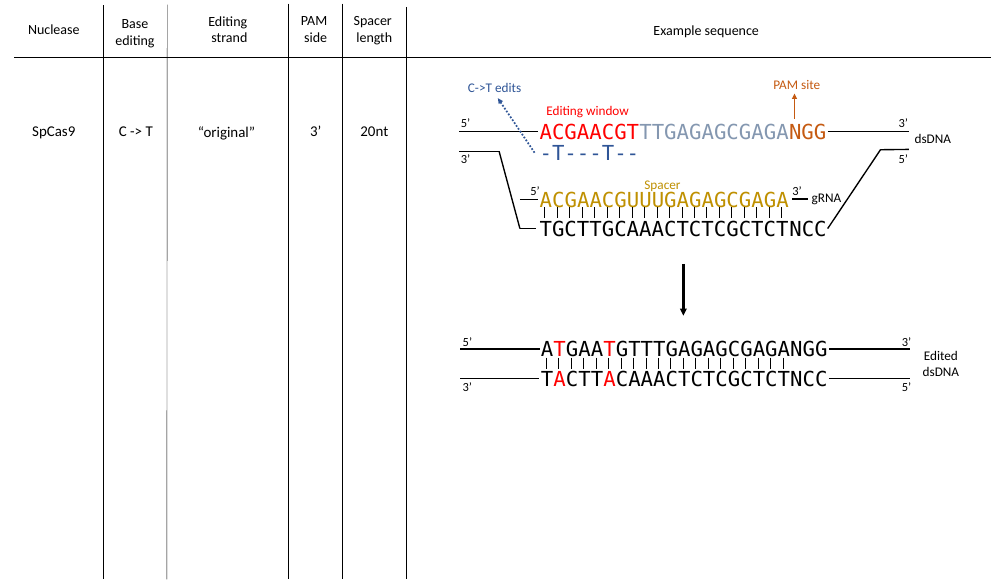
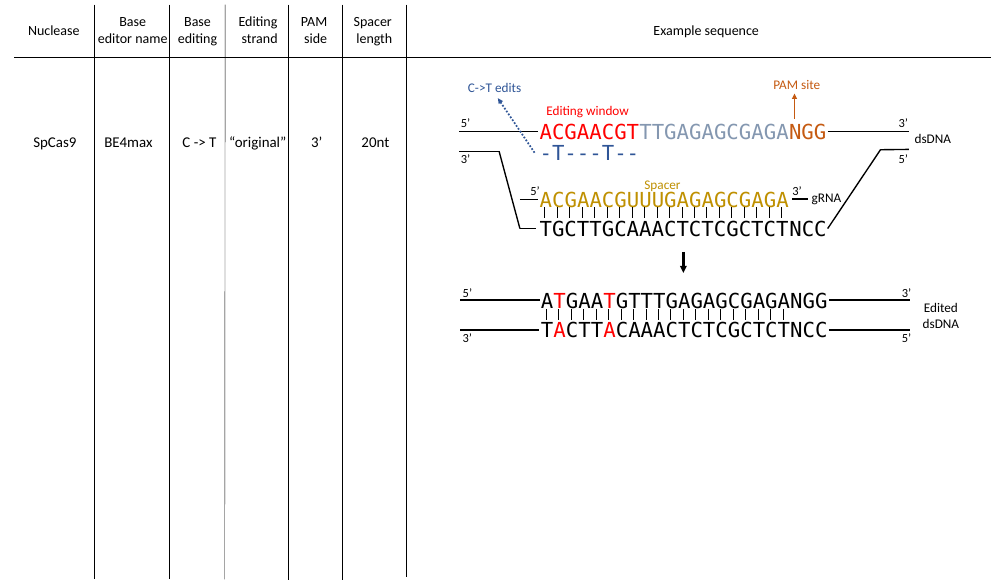
Before and after one commit to crisprVerse/crisprBase, a slide deck: slide 1 of vignettes/figures/nucleasesBaseEditor.pptx. Drawn at 1008x588 pixels with LibreOffice and Linux fonts; fonts in the diff are those of the drawing. Boxes give left, top, right and bottom in pixels: in the first picture for what was removed or moved away, otherwise in the second. Text is boxed around its words. In the diff, an @@ line names an element or a change of style, - is before the commit and + after.

Commit message:
Added an example of a base edtiro nuclease

```diff
--- a/vignettes/figures/nucleasesBaseEditor.pptx
+++ b/vignettes/figures/nucleasesBaseEditor.pptx
@@ line moved from (103, 5) - (103, 580) to (94, 4) - (94, 578) @@
@@ text added at <box>98,17,167,43</box>, 18 pt, text #000000 @@
+Base
+editor name
@@ line added from (169, 4) to (169, 578), #000000 0.5 pt @@
@@ text "Base": place and size @@
-text "Base" at <box>115,19,154,48</box>
+text "Base" at <box>178,17,217,46</box>
@@ line moved from (167, 4) - (167, 580) to (225, 4) - (225, 580) @@
@@ text "Editing": place and size @@
-text "Editing" at <box>208,16,247,42</box>
+text "Editing" at <box>239,16,278,43</box>
@@ text added at <box>104,137,152,147</box>, 19.2 pt, text #000000 @@
+BE4max
@@ text "C -> T": place and size @@
-text "C -> T" at <box>119,126,153,136</box>
+text "C -> T" at <box>182,137,216,147</box>
@@ text "“original”": place and size @@
-text "“original”" at <box>198,126,255,140</box>
+text "“original”" at <box>229,136,286,150</box>
@@ 3 texts: place and size @@
-3 texts at <box>32,125,388,139</box>
+3 texts at <box>33,136,389,150</box>
@@ arrow moved from (683, 264) - (683, 316) to (683, 252) - (683, 273) @@
@@ 24 lines, 7 texts: place and size @@
-24 lines, 7 texts at <box>460,337,959,391</box>
+24 lines, 7 texts at <box>460,288,959,342</box>
```
Also in this commit, not shown: 11 other files.
